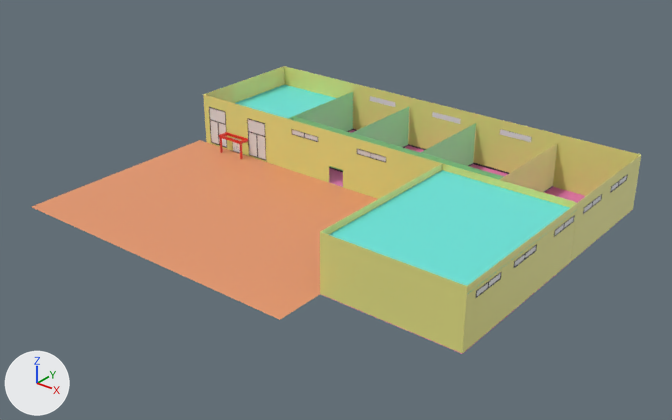
The FBX model Assets/Models/Warehouse/Factory.fbx, before and after one commit.
Rendered twice from a 50 mm lens placed at (99.0, -348.0, 145.0), pointed at (-86.0, -117.0, 1.0). Lighting does not change. The marker at lower left points along +X, +Y and +Z. The picture after the commit comes second. Where no turn or scale is listed for an object, it has been applied to the vertices.

The older version as bpy lines, for what is in view:
```python
me_cube_109 = bpy.data.meshes.new('Cube.109')
me_cube_109.from_pydata(...)  # 32 vertices, 24 faces; spans x -1.0..1.0, y -1.0..1.0, z -0.94..1.6
me_cube_109.materials.append(mat_walls)  # yellow #e7e486
me_cube_119 = bpy.data.meshes.new('Cube.119')
me_cube_119.from_pydata(...)  # 24 vertices, 18 faces; spans x -1.0..1.0, y -1.0..1.0, z -0.32..1.6
me_cube_119.materials.append(mat_walls)  # yellow #e7e486
me_cube_150 = bpy.data.meshes.new('Cube.150')
me_cube_150.from_pydata(...)  # 47 vertices, 34 faces; spans x -62.8..62.8, y -0.1..0.1, z -11.0..11.0
# faces by material slot: [5, 29]
me_cube_150.materials.append(mat_walllining)  # black #000000
me_cube_150.materials.append(mat_walls)  # yellow #e7e486
ob_cube_040 = bpy.data.objects.new('Cube.040', me_cube_150)
ob_cube_040.location = (-68.9, -97.9, 10.2)
ob_wall_006 = bpy.data.objects.new('Wall.006', me_cube_109)
ob_wall_006.location = (-5.6, -121.9, 10.7)
ob_wall_006.rotation_euler = (-0.0000687, -1.57, 1.571)  # degrees (0, -90, 90)
ob_wall_006.scale = (10.5, 0.0708, 25.6)
ob_wall_007 = bpy.data.objects.new('Wall.007', me_cube_119)
ob_wall_007.location = (-5.6, -56.6, 10.7)
ob_wall_007.rotation_euler = (-0.0000687, -1.57, 1.571)  # degrees (0, -90, 90)
ob_wall_007.scale = (10.5, 0.0708, 25.6)
# also in view: 'Wall.004' at (-55.0, -130.0, 11.0); 'Wall.003' at (-37.0, -73.0, 9.0); 'Roof.001' at (-30.0, -130.0, 19.0); 'Inner_Wall' at (-84.0, -87.0, 9.0); 'Inner_ Wall.001' at (-132.0, -73.0, 9.0)
```
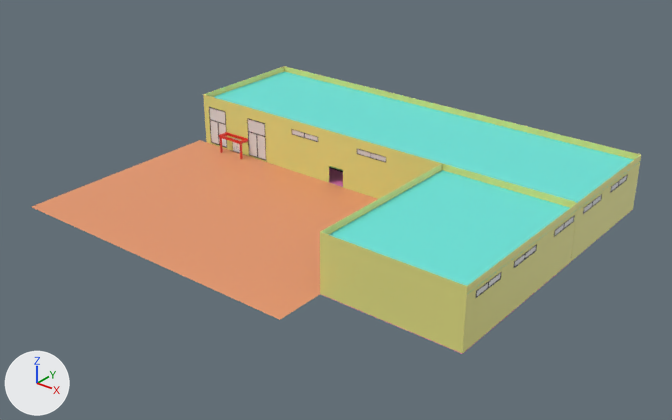
Pixel boxes [x1, y1, x2, y2] of what changed, in the pictures (672 x 420 px):
'Roof', added (cyan)
    after: [214, 71, 638, 207]
'Wall.001', unchanged, covered by the edit
    before: [284, 66, 559, 174]
    after: [284, 66, 559, 140]
'Wall.010', unchanged, covered by the edit
    before: [553, 134, 641, 206]
    after: [558, 134, 641, 206]
'Inner_roof', unchanged, covered by the edit
    before: [235, 85, 336, 118]
'Wall.003', unchanged, covered by the edit
    before: [500, 143, 558, 193]

The change, as a list of edits to the scene's bpy script:
```text
Add me_plane_027:
    me_plane_027.from_pydata([(-83.0, -25.0, 0.0), (83.0, -25.0, 0.0), (-83.0, 25.0, 0.0), (83.0, 25.0, 0.0)], [], [(1, 3, 2, 0)])
    me_plane_027.materials.append(mat_roof)  # cyan #6be7dc
Add ob_roof:
    ob_roof = bpy.data.objects.new('Roof', me_plane_027)
    ob_roof.location = (-88.1, -72.7, 18.8)
```
